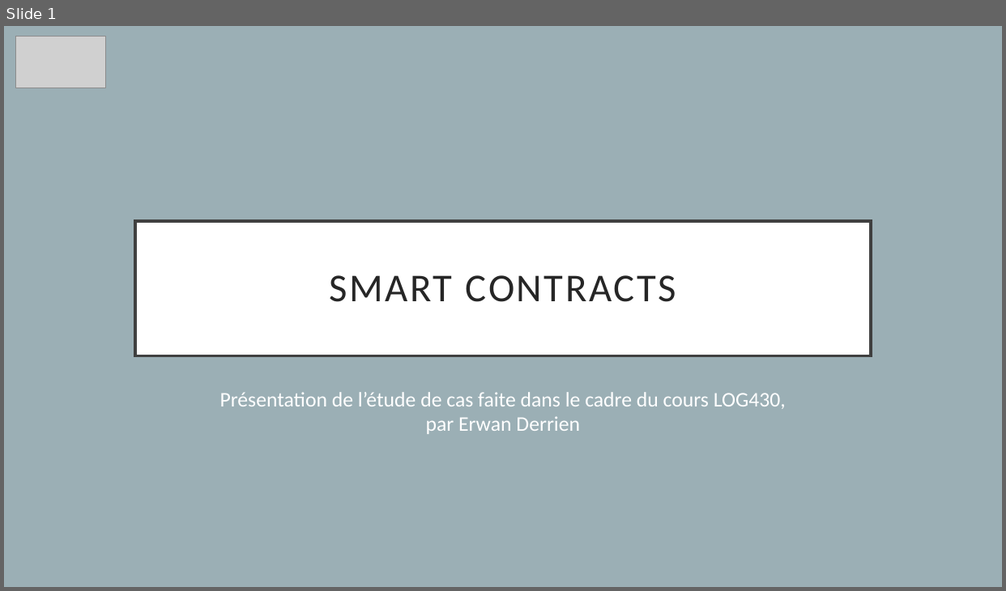
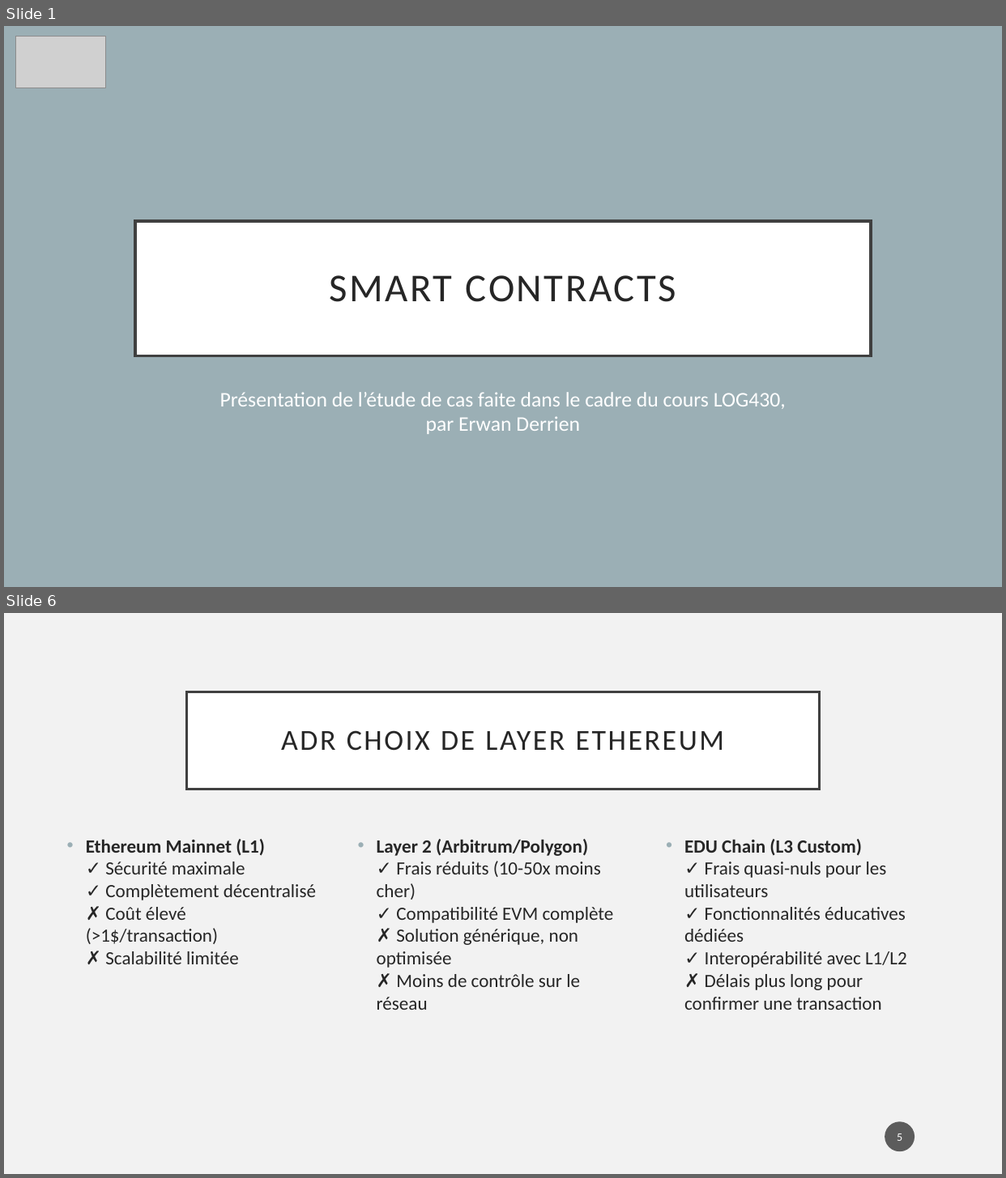
Before and after one commit to ErwanDerrien/EtudeDeCas, a slide deck: Presentation/PresentationEtudeDeCas.pptx. Shown one above the other, each under a label of ours: slide 1 before the commit, slides 1 and 6 after it; the slides between them are not shown. The pictures are 1006x591 and 1006x1178 pixels, drawn with LibreOffice and Linux fonts; fonts in the diff are those of the drawing; grey boxes stand for pictures. Boxes give left, top, right and bottom in pixels: in the first picture for what was removed or moved away, otherwise in the second. Text is boxed around its words. In the diff, an @@ line names an element or a change of style, - is before the commit and + after.

```diff
--- a/Presentation/PresentationEtudeDeCas.pptx
+++ b/Presentation/PresentationEtudeDeCas.pptx
@@ slide 6 added at <box>4,613,1002,1174</box>, background #F2F2F2 @@
@@ title added at <box>187,692,819,789</box>, fill #FFFFFF, outline #404040 2.5 pt, 28 pt, text #262626 @@
+ADR CHOIX DE LAYER ETHEREUM
@@ text added at <box>86,839,316,965</box>, 18 pt, text #262626 @@
+• Ethereum Mainnet (L1)
+  ✓ Sécurité maximale
+  ✓ Complètement décentralisé
+  ✗ Coût élevé (>1$/transaction)
+  ✗ Scalabilité limitée
@@ text added at <box>377,839,614,1010</box>, 18 pt, text #262626 @@
+• Layer 2 (Arbitrum/Polygon)
+  ✓ Frais réduits (10-50x moins cher)
+  ✓ Compatibilité EVM complète
+  ✗ Solution générique, non optimisée
+  ✗ Moins de contrôle sur le réseau
@@ text added at <box>684,839,907,1010</box>, 18 pt, text #262626 @@
+• EDU Chain (L3 Custom)
+  ✓ Frais quasi-nuls pour les utilisateurs
+  ✓ Fonctionnalités éducatives dédiées
+  ✓ Interopérabilité avec L1/L2
+  ✗ Délais plus long pour confirmer une transaction
@@ page number added at <box>885,1122,915,1152</box>, fill #1D1D1D at 70% opacity, 11 pt, text #FFFFFF @@
+5
```
Also in this commit, not shown: 1 slide changed, 9 other slides added, 2 slides removed, 1 other file.
